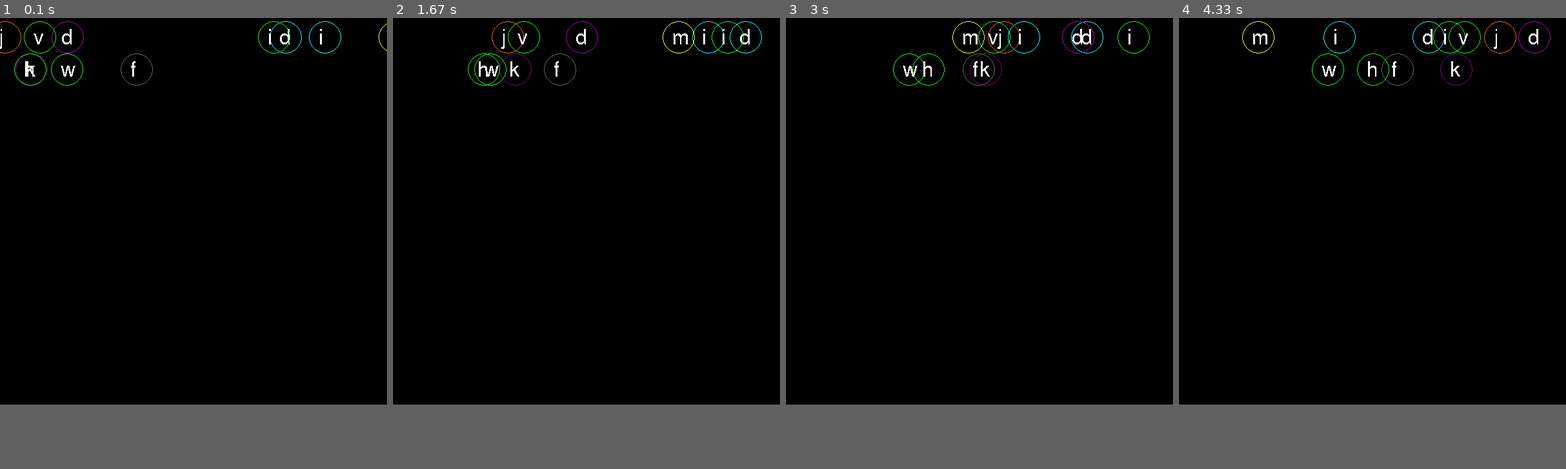
Above: before the commit, frames 1-4 (left to right).
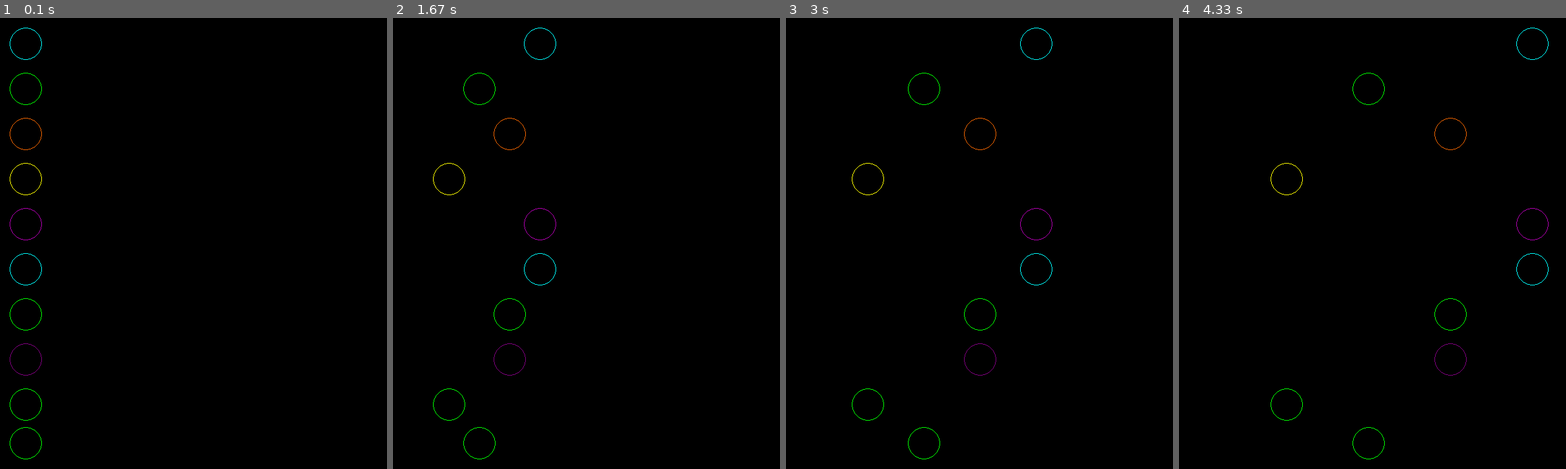
Above: after the commit, the same moments.

Repository: nayelipleskac/object_oriented_code
Game: pygame game, started from pygame_classes.py
Two runs of this game, one before a commit and one after it. Both use one fixed random seed, a clock stepped at 60 frames per second and the inputs below.
Inputs:
- Up to frame 1 (0.1 s): no input
- Up to frame 2 (1.67 s): no input
- Up to frame 3 (3 s): no input
- Up to frame 4 (4.33 s): no input
In our replay, the window is 600x600 before the commit and 600x700 after it. These sizes can differ from the game's own. Grey fills any space a smaller window leaves; there, only what the larger window draws over its background counts as a difference.

The runs differ from the first frame. In frame 1, 0.9% of the frame differs, in the area x 0-100%, y 0-98%; in frame 2, 1.0%; in frame 3, 1.0%; in frame 4, 1.0%, in the area x 16-96%, y 0-98%.

Commit message:
circle race

Diff:
--- a/pygame_classes.py
+++ b/pygame_classes.py
@@ -1,10 +1,10 @@
-from pygame.constants import KEYDOWN, QUIT
+from pygame.constants import KEYDOWN, K_SPACE, QUIT
 
 import pygame, random
 
 #1
 pygame.init()
-screen = pygame.display.set_mode((600,600))
+screen = pygame.display.set_mode((600,700))
 pygame.display.set_caption("test")
 
 clock = pygame.time.Clock()
@@ -61,90 +61,141 @@
 #     circle10.draw_shapes()
 
 #2
-def showtext(msg,x,y,color):
-    font = pygame.font.SysFont("freesans", 32)
-    msgobj = font.render(msg,False,white)
-    screen.blit(msgobj,(x,y))
+# def showtext(msg,x,y,color):
+#     font = pygame.font.SysFont("freesans", 32)
+#     msgobj = font.render(msg,False,white)
+#     screen.blit(msgobj,(x,y))
+
+
+# class circle:
+
+#     def __init__(self, x, y, ):
+#         self.x = x
+#         self.y = y
+#         self.xMotion = random.randint(1,4)
+#         self.color = random.choice(colors)
+#         self.key =  random.choice(keys)
+#         self.flag = False
+#         self.timesPressed = 0
+
+#     def draw_shapes(self):
+#         if self.flag == False:
+#             pygame.draw.circle(screen, self.color, (self.x, self.y), 25, 1)
+#             showtext('{}'.format(self.key), self.x-10, self.y-15, white)
+#         if self.flag == True:
+#             pygame.draw.circle(screen, black, (self.x, self.y), 25, 1)
+
+
+
+#             # if self.timesPressed == 2:
+#             #     self.flag = False
+
+#     def defMove(self):
+#         self.x += self.xMotion
+#         if self.x+25 >= 600:
+#             self.xMotion = -random.randint(1,4)
+#         if self.x-25 <= 0:
+#             self.xMotion = random.randint(1,4)
+
+# keys = ['a', 'b', 'c', 'd', 'e', 'f', 'g', 'h', 'i', 'j', 'k', 'l', 'm', 'n', 'o', 'p', 'q', 'r', 's', 't', 'u', 'v', 'w', 'x', 'y', 'z']
+# keyChoice = random.choice(keys)
+
+# circle1 = circle(random.randint(0,635), 30)
+# circle2 = circle(random.randint(0,635), 30)
+# circle3 = circle(random.randint(0,635), 30)
+# circle4 = circle(random.randint(0,635), 30)
+# circle5 = circle(random.randint(0,635), 30)
+# circle6 = circle(random.randint(0,635), 30)
+# circle7 = circle(random.randint(0,635), 30)
+
+# circle8 = circle(random.randint(25,635), 80)
+# circle9 = circle(random.randint(25,635), 80)
+# circle10 = circle(random.randint(25,635), 80)
+# circle11 = circle(random.randint(25,635), 80)
+
+
+# topCircles = [circle1, circle2, circle3, circle4, circle5, circle6, circle7]
+# bottomCircles = [circle8, circle9, circle10, circle11]
+# all = [circle1, circle2, circle3, circle4, circle5, circle6, circle7, circle8, circle9, circle10, circle11]
+
+
+
+# while True:
+#     clock.tick(30)
+#     pygame.display.update()
+#     screen.fill(black)
+#     for each in topCircles:
+#         # print(circle.xMotion)
+#         each.defMove()
+#         each.draw_shapes()
+#     for each in bottomCircles:
+#         # print(each.xMotion)
+#         each.defMove()
+#         each.draw_shapes()
+
+#     for event in pygame.event.get():
+#         if event.type == QUIT:
+#             pygame.quit()
+#             exit()
+#         elif event.type == KEYDOWN:
+#             print(event.key)
+#             for each in all:
+#                 if chr(event.key) == each.key:
+#                     each.flag = True
+#                     print(each.key,'we got the key!')
+#                     each.timesPressed = each.timesPressed+1
+#                     print(each.key, each.timesPressed)
+#                     if each.timesPressed % 2 == 0:
+#                         each.flag = False
+#                     # evenNum = each.timesPressed % 2
+#                     # if each.timesPressed == 2:
+#                     #     each.flag = False
 
 
 class circle:
-
-    def __init__(self, x, y, ):
-        self.x = x
+    def __init__(self, y):
+        self.x = 40
         self.y = y
         self.xMotion = random.randint(1,4)
         self.color = random.choice(colors)
-        self.key =  random.choice(keys)
-        self.flag = False
-        self.timesPressed = 0
-
     def draw_shapes(self):
-        if self.flag == False:
-            pygame.draw.circle(screen, self.color, (self.x, self.y), 25, 1)
-            showtext('{}'.format(self.key), self.x-10, self.y-15, white)
-        if self.flag == True:
-            pygame.draw.circle(screen, black, (self.x, self.y), 25, 1)
-
-
-
-            # if self.timesPressed == 2:
-            #     self.flag = False
-
-    def defMove(self):
+        pygame.draw.circle(screen, self.color, (self.x, self.y), 25, 1)
+    def move_shapes(self):
         self.x += self.xMotion
         if self.x+25 >= 600:
             self.xMotion = -random.randint(1,4)
         if self.x-25 <= 0:
             self.xMotion = random.randint(1,4)
 
-keys = ['a', 'b', 'c', 'd', 'e', 'f', 'g', 'h', 'i', 'j', 'k', 'l', 'm', 'n', 'o', 'p', 'q', 'r', 's', 't', 'u', 'v', 'w', 'x', 'y', 'z']
-keyChoice = random.choice(keys)
-
-circle1 = circle(random.randint(0,635), 30)
-circle2 = circle(random.randint(0,635), 30)
-circle3 = circle(random.randint(0,635), 30)
-circle4 = circle(random.randint(0,635), 30)
-circle5 = circle(random.randint(0,635), 30)
-circle6 = circle(random.randint(0,635), 30)
-circle7 = circle(random.randint(0,635), 30)
-
-circle8 = circle(random.randint(25,635), 80)
-circle9 = circle(random.randint(25,635), 80)
-circle10 = circle(random.randint(25,635), 80)
-circle11 = circle(random.randint(25,635), 80)
-
-
-topCircles = [circle1, circle2, circle3, circle4, circle5, circle6, circle7]
-bottomCircles = [circle8, circle9, circle10, circle11]
-all = [circle1, circle2, circle3, circle4, circle5, circle6, circle7, circle8, circle9, circle10, circle11]
-
-
+
+circle1 = circle(40)
+circle2 = circle(110)
+circle3 = circle(180)
+circle4 = circle(250)
+circle5 = circle(320)
+circle6 = circle(390)
+circle7 = circle(460)
+circle8 = circle(530)
+circle9 = circle(600)
+circle10 = circle(660)
+
+all = [circle1, circle2, circle3, circle4, circle5, circle6, circle7, circle8, circle9, circle10]
 
 while True:
     clock.tick(30)
     pygame.display.update()
     screen.fill(black)
-    for each in topCircles:
-        # print(circle.xMotion)
-        each.defMove()
+
+    for each in all:
         each.draw_shapes()
-    for each in bottomCircles:
-        # print(each.xMotion)
-        each.defMove()
-        each.draw_shapes()
-
+        each.move_shapes()
     for event in pygame.event.get():
+
         if event.type == QUIT:
             pygame.quit()
             exit()
-        elif event.type == KEYDOWN:
-            print(event.key)
-            for each in all:
-                if chr(event.key) == each.key:
-                    each.flag = True
-                    print(each.key,'we got the key!')
-                    each.timesPressed = each.timesPressed+1
-                    print(each.key, each.timesPressed)
-                    evenNum = each.timesPressed % 2
-                    if each.timesPressed == 2:
-                        each.flag = False
+        #starting with the space bar
+        # elif event.type == KEYDOWN:
+        #     if event.key == K_SPACE:
+        #         for each in all:
+        #             each.move_shapes()
